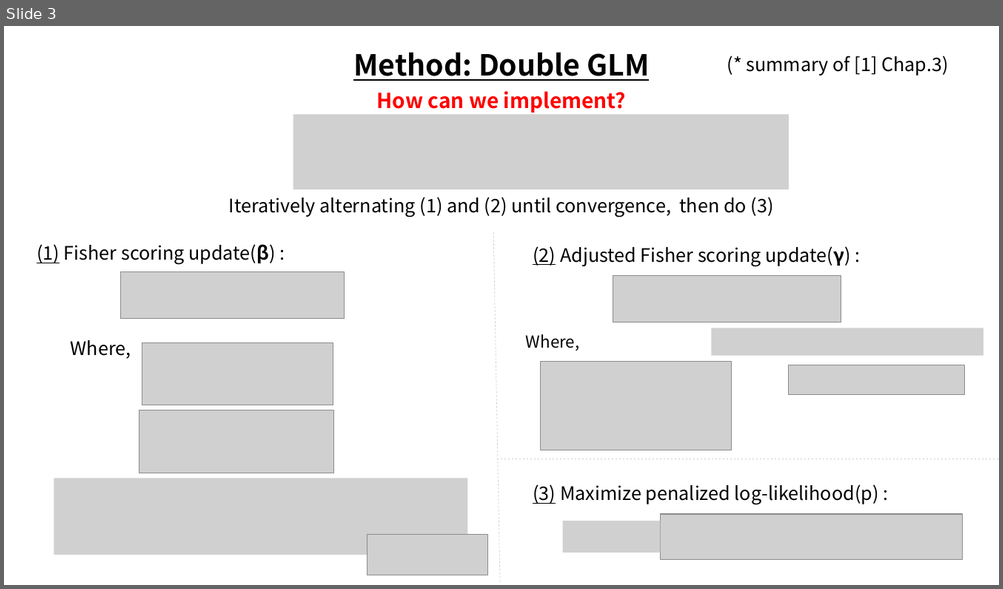
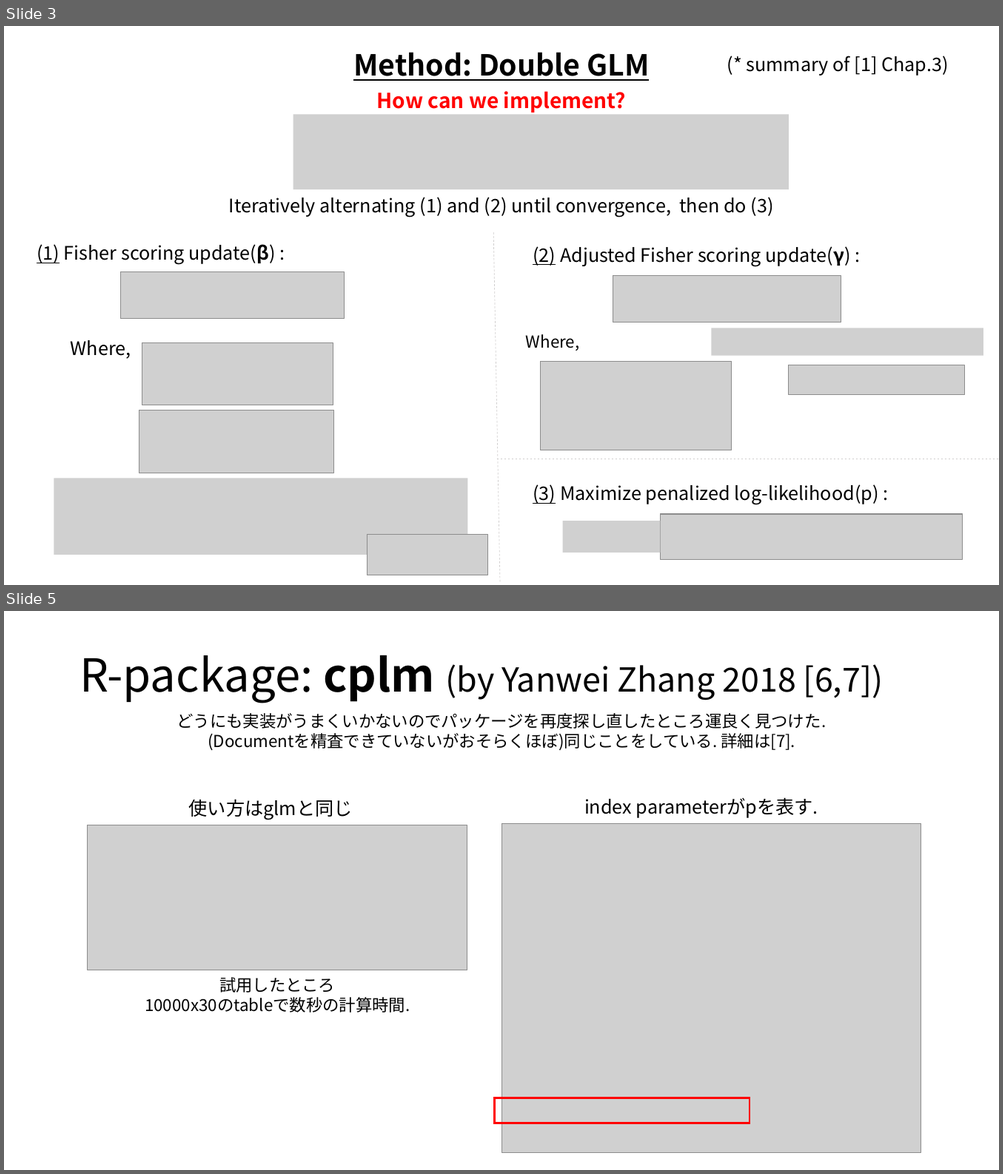
Before and after one commit to at0137/DoubleGLM-Tweedie, a slide deck: References/NoFreqTweedie_.pptx. Shown one above the other, each under a label of ours: slide 3 before the commit, slides 3 and 5 after it; the slides between them are not shown. The pictures are 1003x589 and 1003x1174 pixels, drawn with LibreOffice and Linux fonts; fonts in the diff are those of the drawing; grey boxes stand for pictures; background and template pictures are left out. Boxes give left, top, right and bottom in pixels: in the first picture for what was removed or moved away, otherwise in the second. Text is boxed around its words. In the diff, an @@ line names an element or a change of style, - is before the commit and + after.

Commit message:
Update : Package:cplm

```diff
--- a/References/NoFreqTweedie_.pptx
+++ b/References/NoFreqTweedie_.pptx
@@ slide 5 added at (4,611,999,1170), background #FFFFFF @@
@@ title added at (79,655,883,703), 32 pt, text #000000 @@
+R-package: cplm (by Yanwei Zhang 2018 [6,7])
@@ text added at (177,713,826,751), 16 pt, text #000000 @@
+どうにも実装がうまくいかないのでパッケージを再度探し直したところ運良く見つけた.
+(Documentを精査できていないがおそらくほぼ)同じことをしている. 詳細は[7].
@@ text added at (189,799,353,820), 18 pt, text #000000 @@
+使い方はglmと同じ
@@ text added at (584,797,818,818), 18 pt, text #000000 @@
+index parameterがpを表す.
@@ picture added at (88,826,467,971) @@
@@ picture added at (502,823,920,1153) @@
@@ text added at (145,977,410,1013), 16 pt, text #000000 @@
+試用したところ
+10000x30のtableで数秒の計算時間.
@@ rectangle added at (494,1098,749,1124), outline #FF0000 2 pt @@
```
Also in this commit, not shown: 3 slides changed, 1 slide removed.
